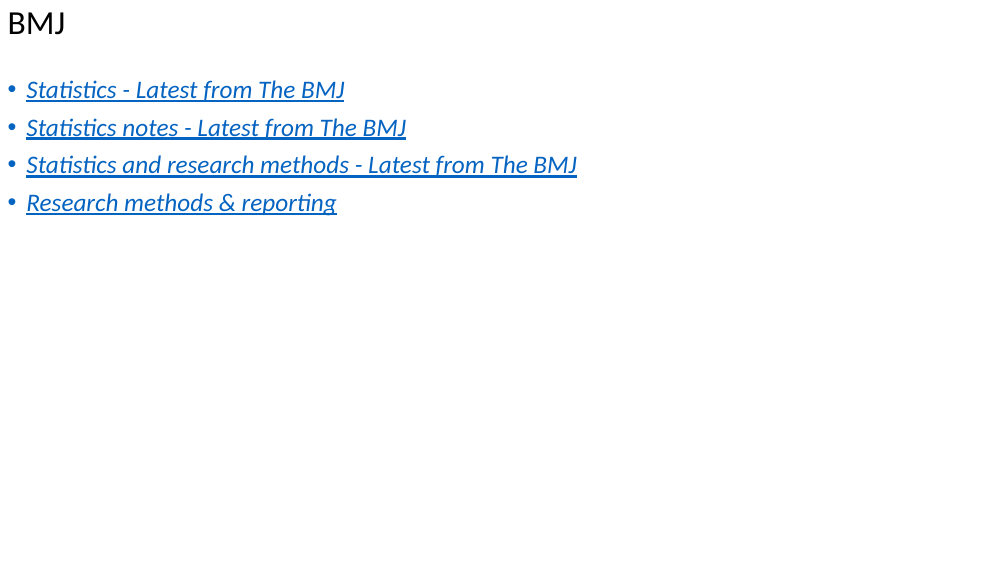
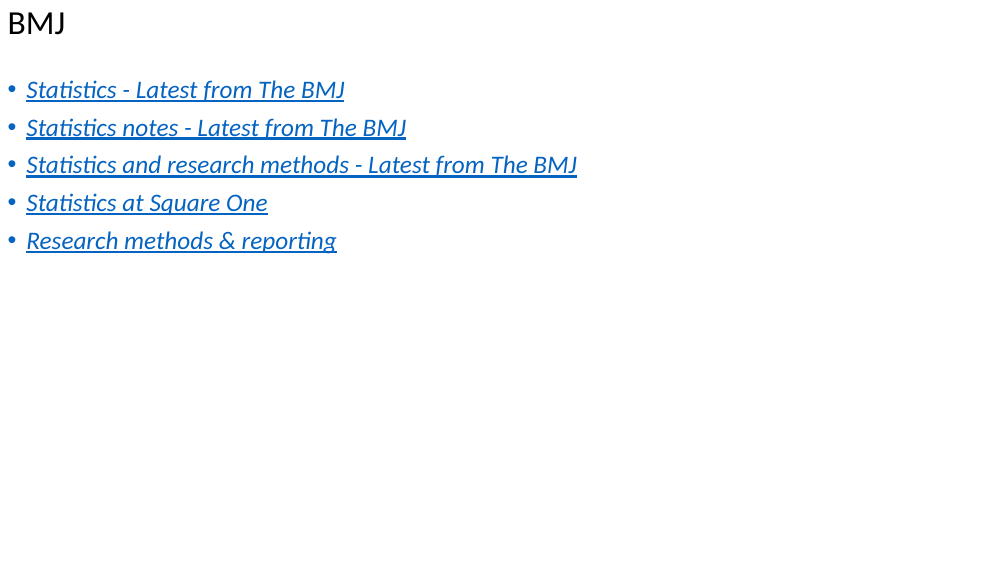
Before and after one commit to FerreiraAS/Ciencia-com-R, a slide deck: slide 98 of Ciência-com-R.pptx. Drawn at 1008x567 pixels with LibreOffice and Linux fonts; fonts in the diff are those of the drawing. Boxes give left, top, right and bottom in pixels: in the first picture for what was removed or moved away, otherwise in the second. Text is boxed around its words. In the diff, an @@ line names an element or a change of style, - is before the commit and + after.

```diff
--- a/Ciência-com-R.pptx
+++ b/Ciência-com-R.pptx
@@ text at [26,193,267,215]: paragraph added @@
+• Statistics at Square One
```
Also in this commit, not shown: 10 other files.
